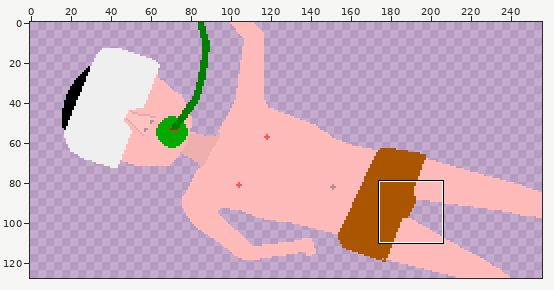
Pixel-art file -- raster/spacecraft/disaster-lander/traitor-002.aseprite. The first picture is a wide view before the edit; the outline marks the close-up.
Close-up. Old version:
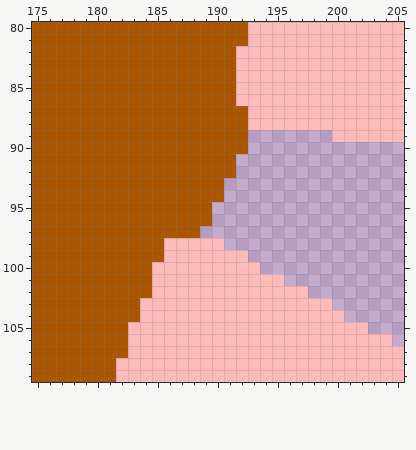
256x128 pixels, 1 frame. Colours within 5 levels of each other are drawn and written as one. Shown: x 175..205, y 80..109. The commit also changed other parts of the picture, which this record leaves out.
After:
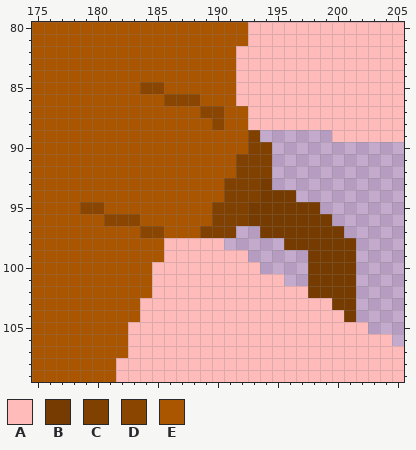
Palette (. is transparent): A #ffbaba  B #753b00  C #804000  D #8a4500  E #aa5500
From old to new:
@@ x 175..205 @@
  84 EEEEEEEEEEEEEEEEEAAAAAAAAAAAAAA
- 85 EEEEEEEEEEEEEEEEEAAAAAAAAAAAAAA
- 86 EEEEEEEEEEEEEEEEEAAAAAAAAAAAAAA
- 87 EEEEEEEEEEEEEEEEEEAAAAAAAAAAAAA
- 88 EEEEEEEEEEEEEEEEEEAAAAAAAAAAAAA
- 89 EEEEEEEEEEEEEEEEEE.......AAAAAA
- 90 EEEEEEEEEEEEEEEEEE.............
- 91 EEEEEEEEEEEEEEEEE..............
- 92 EEEEEEEEEEEEEEEEE..............
- 93 EEEEEEEEEEEEEEEE...............
- 94 EEEEEEEEEEEEEEEE...............
- 95 EEEEEEEEEEEEEEE................
- 96 EEEEEEEEEEEEEEE................
- 97 EEEEEEEEEEEEEE.................
- 98 EEEEEEEEEEEAAAAA...............
- 99 EEEEEEEEEEEAAAAAAA.............
-100 EEEEEEEEEEAAAAAAAAA............
-101 EEEEEEEEEEAAAAAAAAAAA..........
-102 EEEEEEEEEEAAAAAAAAAAAAA........
-103 EEEEEEEEEAAAAAAAAAAAAAAAA......
-104 EEEEEEEEEAAAAAAAAAAAAAAAAA.....
+ 85 EEEEEEEEEDDEEEEEEAAAAAAAAAAAAAA
+ 86 EEEEEEEEEEEDDDEEEAAAAAAAAAAAAAA
+ 87 EEEEEEEEEEEEEEDDEEAAAAAAAAAAAAA
+ 88 EEEEEEEEEEEEEEEDEEAAAAAAAAAAAAA
+ 89 EEEEEEEEEEEEEEEEEEC......AAAAAA
+ 90 EEEEEEEEEEEEEEEEEECC...........
+ 91 EEEEEEEEEEEEEEEEECCC...........
+ 92 EEEEEEEEEEEEEEEEECCC...........
+ 93 EEEEEEEEEEEEEEEECCCB...........
+ 94 EEEEEEEEEEEEEEEECCCBBB.........
+ 95 EEEEDDEEEEEEEEECCCBBBBBB.......
+ 96 EEEEEEDDDEEEEEECCCBBBBBBB......
+ 97 EEEEEEEEEDDEEECCC..BBBBBBB.....
+ 98 EEEEEEEEEEEAAAAA.....BBBBBB....
+ 99 EEEEEEEEEEEAAAAAAA.....BBBB....
+100 EEEEEEEEEEAAAAAAAAA....BBBB....
+101 EEEEEEEEEEAAAAAAAAAAA..BBBB....
+102 EEEEEEEEEEAAAAAAAAAAAAABBBB....
+103 EEEEEEEEEAAAAAAAAAAAAAAAABB....
+104 EEEEEEEEEAAAAAAAAAAAAAAAAAB....
 105 EEEEEEEEAAAAAAAAAAAAAAAAAAAA...
Boxes around the changes in both close-ups, in picture pixels (x1, y1, x2, y2):
changed: (80, 82, 356, 322)
